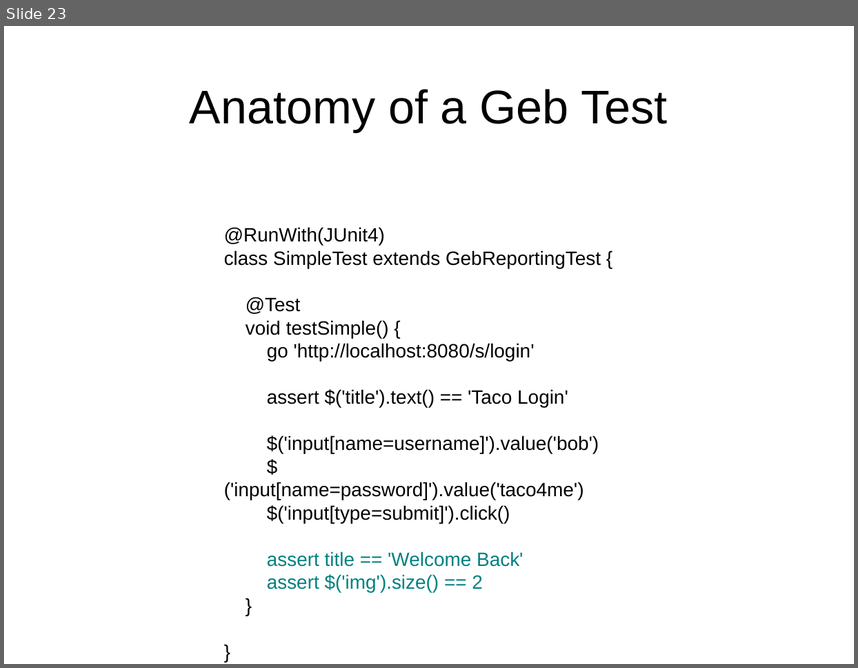
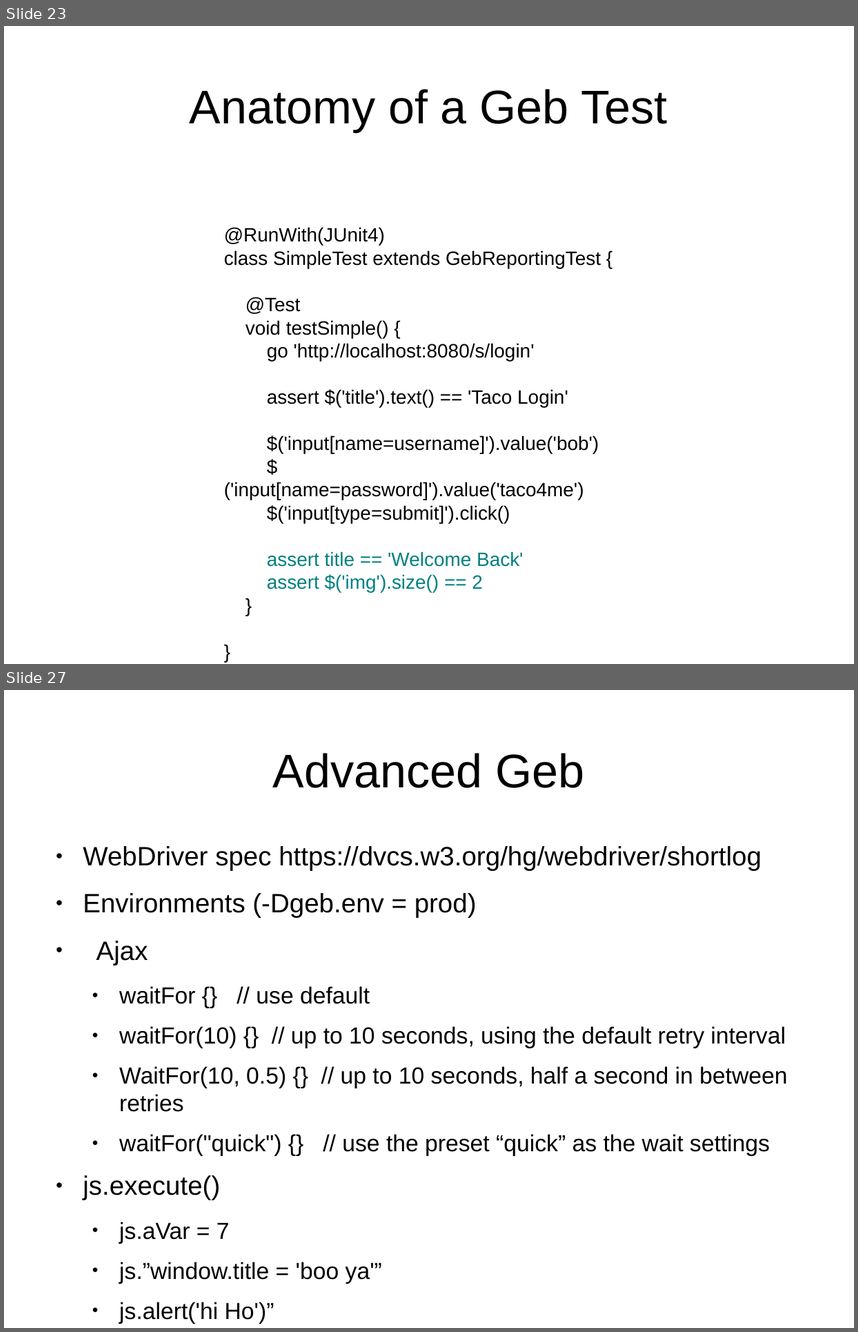
Before and after one commit to bherrmann7/simple-geb, a slide deck: talk/talk.odp. Shown one above the other, each under a label of ours: slide 23 before the commit, slides 23 and 27 after it; the slides between them are not shown. The pictures are 858x668 and 858x1332 pixels, drawn with LibreOffice and Linux fonts; fonts in the diff are those of the drawing. Boxes give left, top, right and bottom in pixels: in the first picture for what was removed or moved away, otherwise in the second. Text is boxed around its words. In the diff, an @@ line names an element or a change of style, - is before the commit and + after.

```diff
--- a/talk/talk.odp
+++ b/talk/talk.odp
@@ slide 27 added at (4, 690, 854, 1328), background #FFFFFF @@
@@ title added at (273, 753, 584, 788), 44 pt, text #000000 @@
+Advanced Geb
@@ text added at (83, 846, 787, 1323), 21.7 pt, text #000000 @@
+● WebDriver spec https://dvcs.w3.org/hg/webdriver/shortlog
+● Environments (-Dgeb.env = prod)
+● Ajax
+  ● waitFor {} // use default
+  ● waitFor(10) {} // up to 10 seconds, using the default retry interval
+  ● WaitFor(10, 0.5) {} // up to 10 seconds, half a second in between retries
+  ● waitFor("quick") {} // use the preset “quick” as the wait settings
+● js.execute()
+  ● js.aVar = 7
+  ● js.”window.title = 'boo ya'”
+  ● js.alert('hi Ho')”
```
Also in this commit, not shown: 7 slides changed, 2 other slides added, 1 slide removed, 4 other files.
